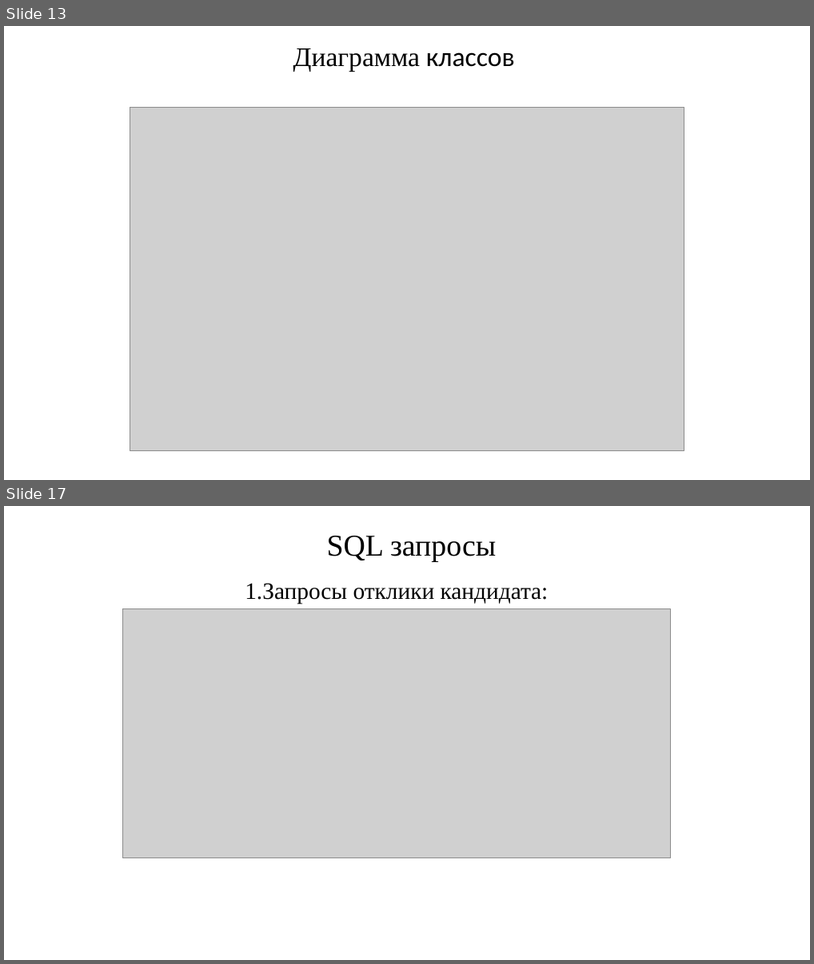
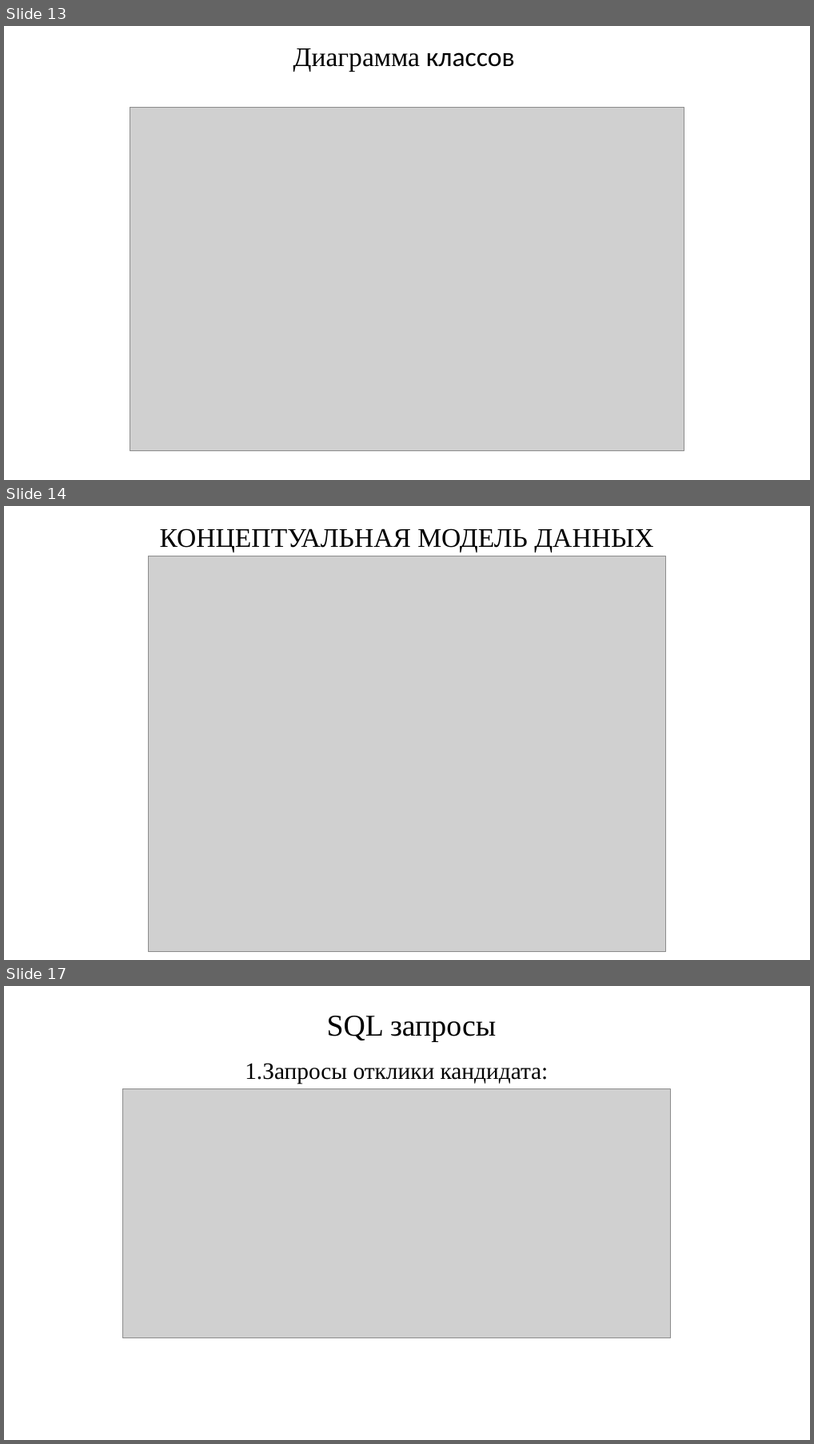
Before and after one commit to Regdal-cyber/Coursework, a slide deck: Курсовой_проект.pptx. Shown one above the other, each under a label of ours: slides 13 and 17 before the commit, slides 13, 14 and 17 after it; the slides between them are not shown. The pictures are 814x964 and 814x1444 pixels, drawn with LibreOffice and Linux fonts; fonts in the diff are those of the drawing; grey boxes stand for pictures. Boxes give left, top, right and bottom in pixels: in the first picture for what was removed or moved away, otherwise in the second. Text is boxed around its words. In the diff, an @@ line names an element or a change of style, - is before the commit and + after.

```diff
--- a/Курсовой_проект.pptx
+++ b/Курсовой_проект.pptx
@@ slide 14 added at bbox=[4, 506, 810, 960], background #FFFFFF @@
@@ text added at bbox=[160, 528, 654, 552], 32 pt, text #000000 @@
+КОНЦЕПТУАЛЬНАЯ МОДЕЛЬ ДАННЫХ
@@ picture added at bbox=[148, 556, 666, 952] @@
```
Also in this commit, not shown: 3 slides changed, 2 other slides added, 3 slides removed.
